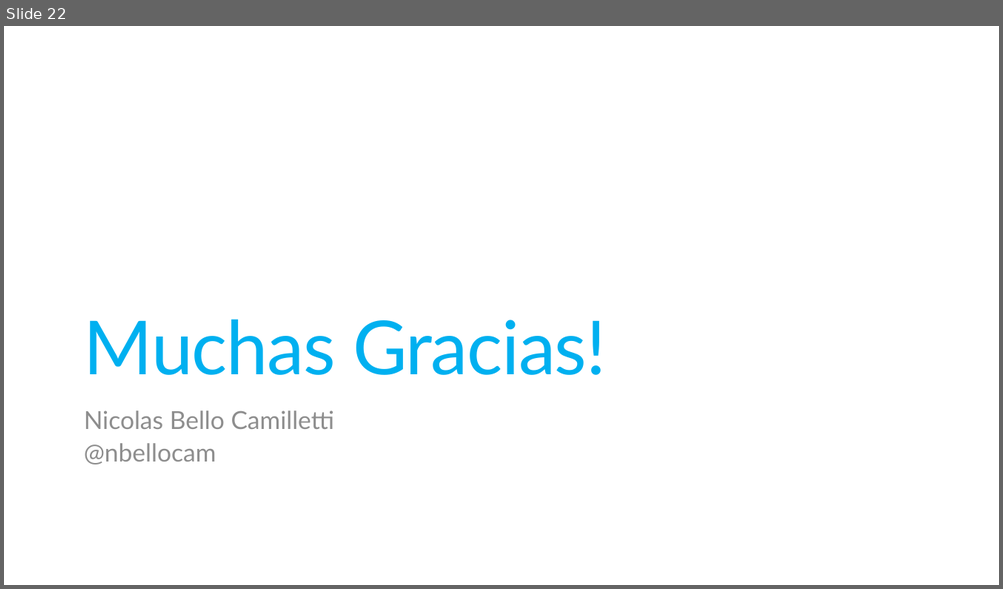
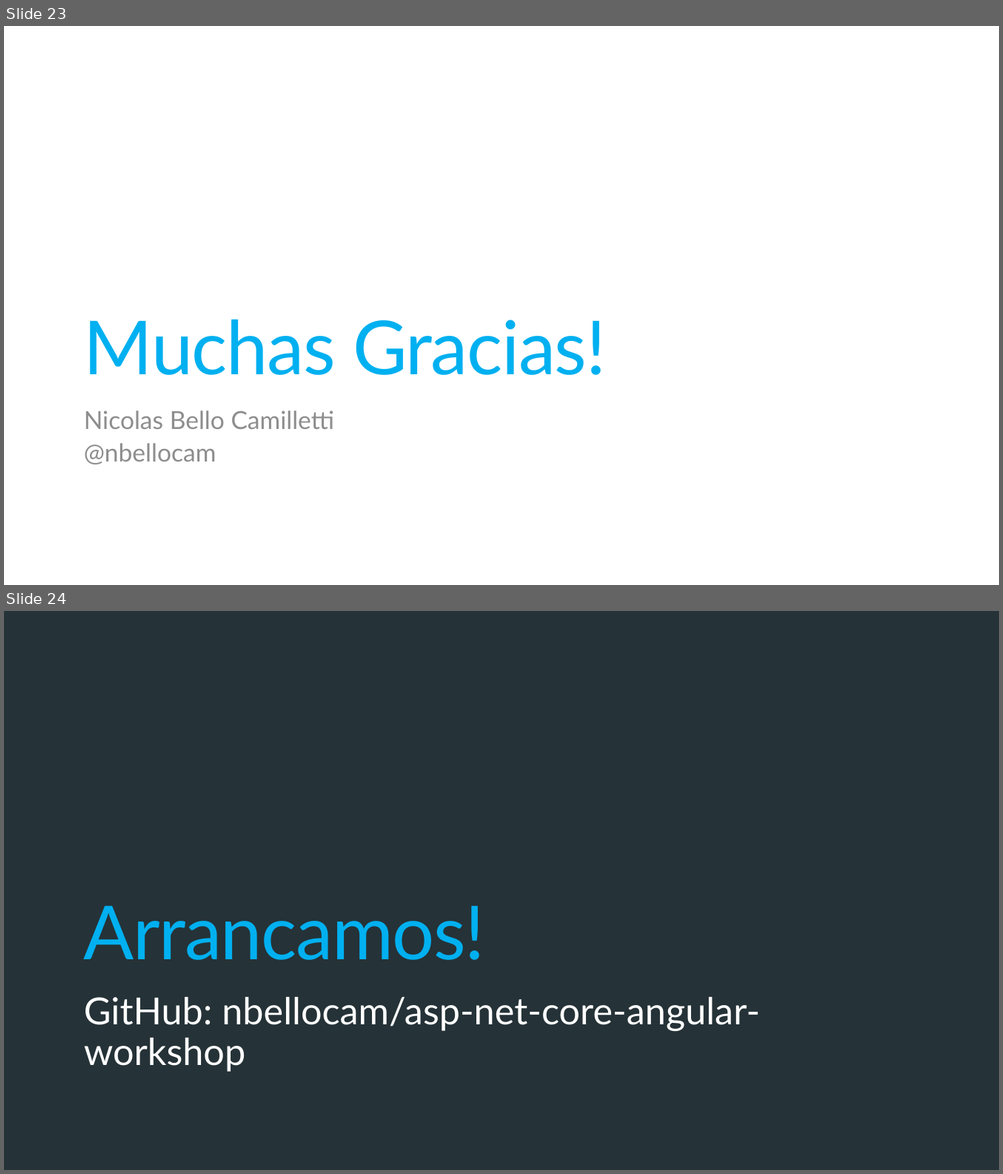
Before and after one commit to nbellocam/asp-net-core-angular-workshop, a slide deck: Slides.pptx. Shown one above the other, each under a label of ours: slide 22 before the commit, slides 23 and 24 after it. The pictures are 1003x589 and 1003x1174 pixels, drawn with LibreOffice and Linux fonts; fonts in the diff are those of the drawing. Boxes give left, top, right and bottom in pixels: in the first picture for what was removed or moved away, otherwise in the second. Text is boxed around its words. In the diff, an @@ line names an element or a change of style, - is before the commit and + after.

```diff
--- a/Slides.pptx
+++ b/Slides.pptx
@@ slide 24 added at (x1=4, y1=611, x2=999, y2=1170), background #253237 @@
@@ title added at (x1=84, y1=906, x2=485, y2=960), 72 pt, text #00B0F0 @@
+Arrancamos!
@@ text added at (x1=84, y1=997, x2=760, y2=1071), 36 pt, text #FFFFFF @@
+GitHub: nbellocam/asp-net-core-angular-workshop
@@ what was slide 22 is now slide 23 @@
```
Also in this commit, not shown: 1 other slide added.
